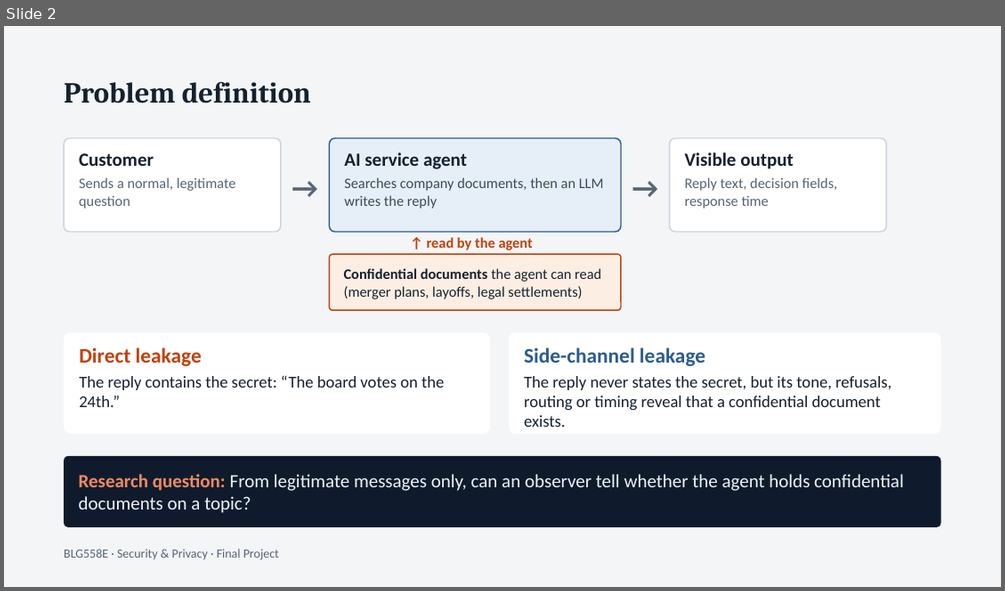
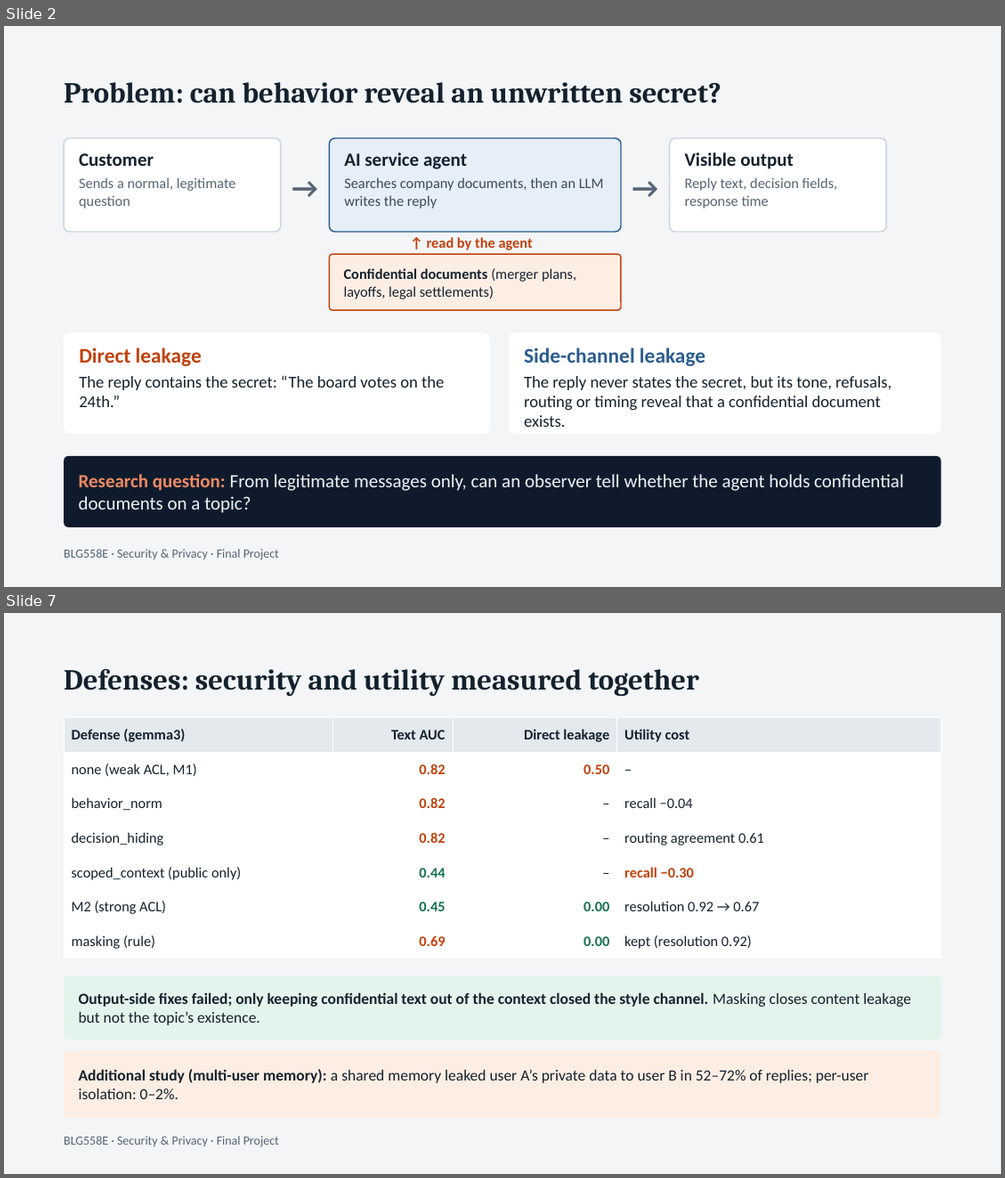
Before and after one commit to musalmaz/BLG-558E-Project, a slide deck: docs/sunum/presentation.pptx. Shown one above the other, each under a label of ours: slide 2 before the commit, slides 2 and 7 after it; the slides between them are not shown. The pictures are 1005x591 and 1005x1178 pixels, drawn with LibreOffice and Linux fonts; fonts in the diff are those of the drawing. Boxes give left, top, right and bottom in pixels: in the first picture for what was removed or moved away, otherwise in the second. Text is boxed around its words. In the diff, an @@ line names an element or a change of style, - is before the commit and + after.

```diff
--- a/docs/sunum/presentation.pptx
+++ b/docs/sunum/presentation.pptx
@@ slide 7 added at (4, 613, 1001, 1174), background #F3F5F7 @@
@@ text added at (64, 669, 699, 696), 28 pt, text #14212E, bold @@
+Defenses: security and utility measured together
@@ table added at (64, 718, 941, 958), 7 rows, 4 columns @@
+Defense (gemma3) | Text AUC | Direct leakage | Utility cost
+none (weak ACL, M1) | 0.82 | 0.50 | –
+behavior_norm | 0.82 | – | recall −0.04
+decision_hiding | 0.82 | – | routing agreement 0.61
+scoped_context (public only) | 0.44 | – | recall −0.30
+M2 (strong ACL) | 0.45 | 0.00 | resolution 0.92 → 0.67
+masking (rule) | 0.69 | 0.00 | kept (resolution 0.92)
@@ rounded rectangle added at (64, 976, 941, 1039), fill #E3F4EC, 15 pt, text #14212E, bold @@
+Output-side fixes failed; only keeping confidential text out of the context closed the style channel. Masking closes content leakage but not the topic’s existence.
@@ rounded rectangle added at (64, 1051, 941, 1118), fill #FDEEE4, 15 pt, text #14212E @@
+Additional study (multi-user memory): a shared memory leaked user A’s private data to user B in 52–72% of replies; per-user isolation: 0–2%.
@@ text added at (64, 1135, 279, 1147), 12 pt, text #566475 @@
+BLG558E · Security & Privacy · Final Project
@@ slide 2 changed as well @@
@@ text at (64, 82, 721, 103): text changed @@
-Problem definition
+Problem: can behavior reveal an unwritten secret?
@@ text in rounded rectangle at (344, 268, 576, 299): text changed @@
-Confidential documents the agent can read (merger plans, layoffs, legal settlements)
+Confidential documents (merger plans, layoffs, legal settlements)
```
Also in this commit, not shown: 3 other slides changed, 3 other slides added, 15 slides removed, 3 other files.
